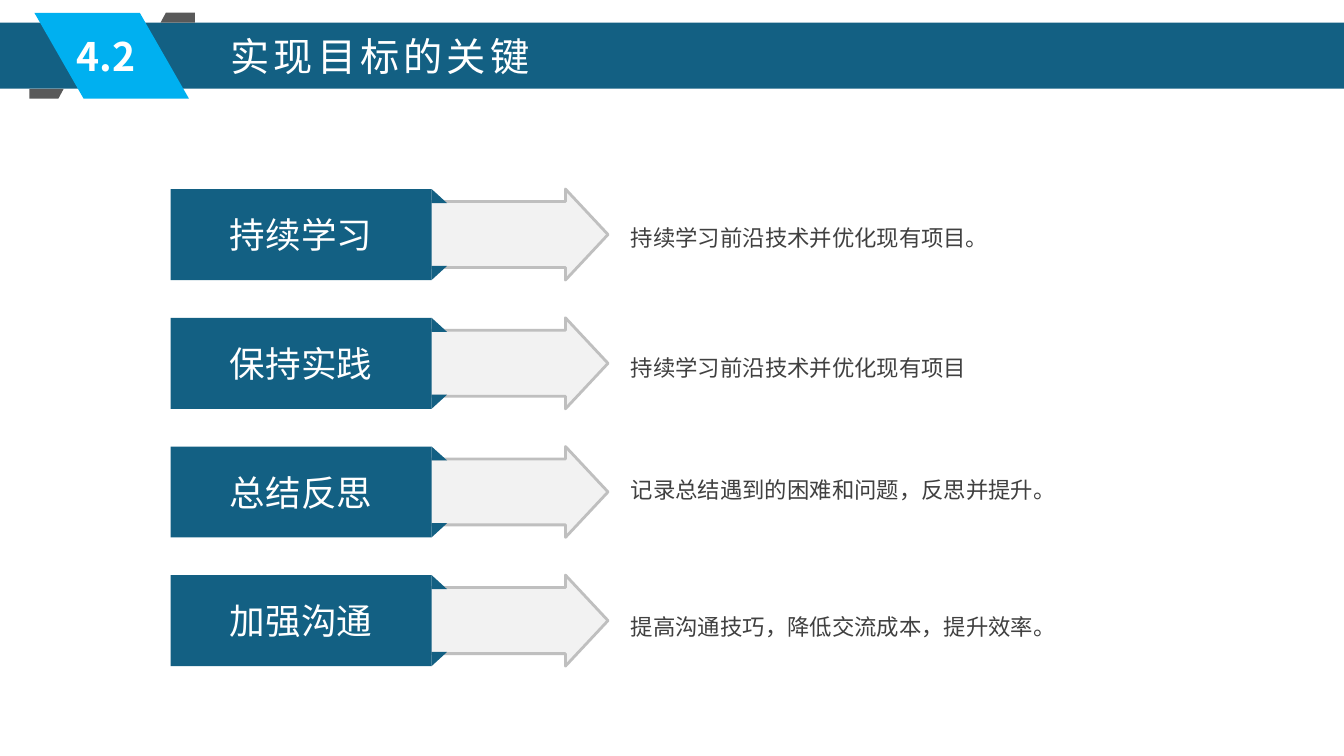
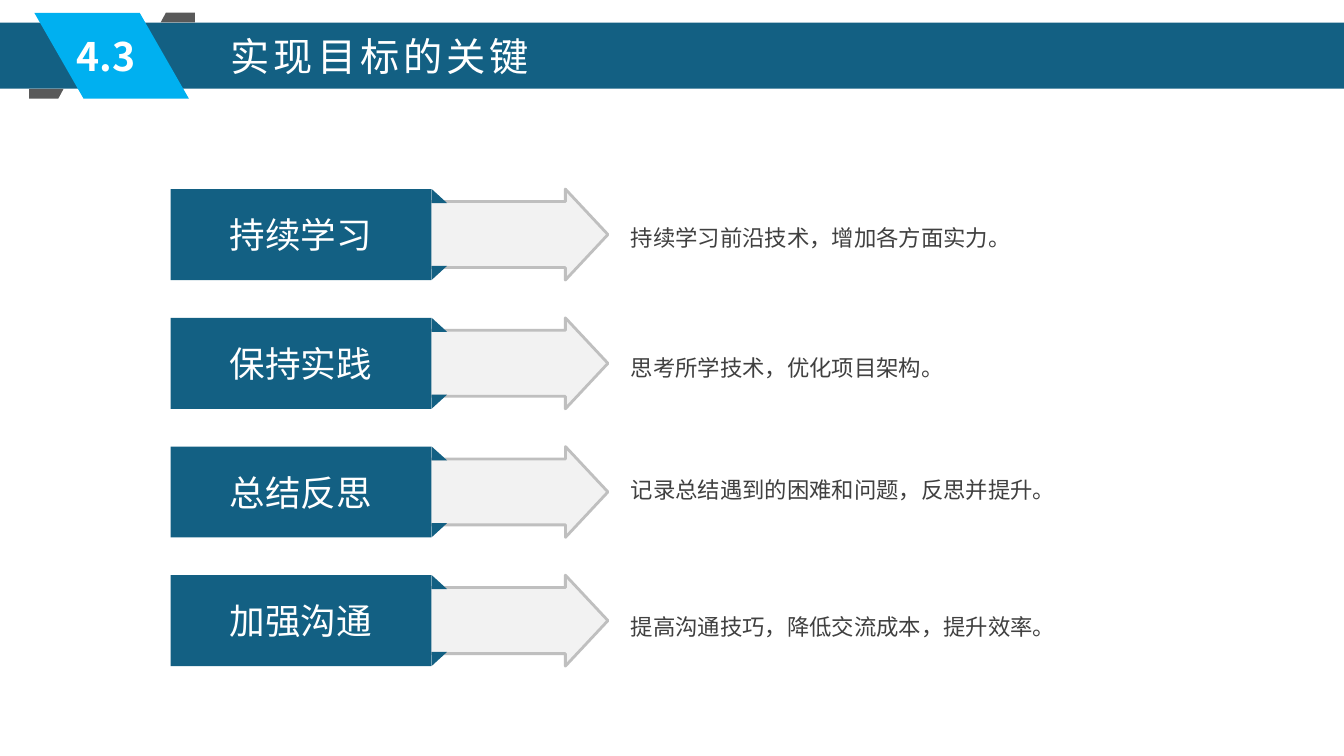
Before and after one commit to xljnc/husky-starter, a slide deck: slide 17 of doc/zzdb.pptx. Drawn at 1344x756 pixels with LibreOffice and Linux fonts; fonts in the diff are those of the drawing. Boxes give left, top, right and bottom in pixels: in the first picture for what was removed or moved away, otherwise in the second. Text is boxed around its words. In the diff, an @@ line names an element or a change of style, - is before the commit and + after.

```diff
--- a/doc/zzdb.pptx
+++ b/doc/zzdb.pptx
@@ text at [77,41,136,72]: text changed @@
-4.2
+4.3
@@ text at [631,227,1010,248]: text changed @@
-持续学习前沿技术并优化现有项目。
+持续学习前沿技术，增加各方面实力。
@@ text at [631,357,943,378]: text changed @@
-持续学习前沿技术并优化现有项目
+思考所学技术，优化项目架构。
```
Also in this commit, not shown: 12 other slides changed, 1 slide added, 1 slide removed.
